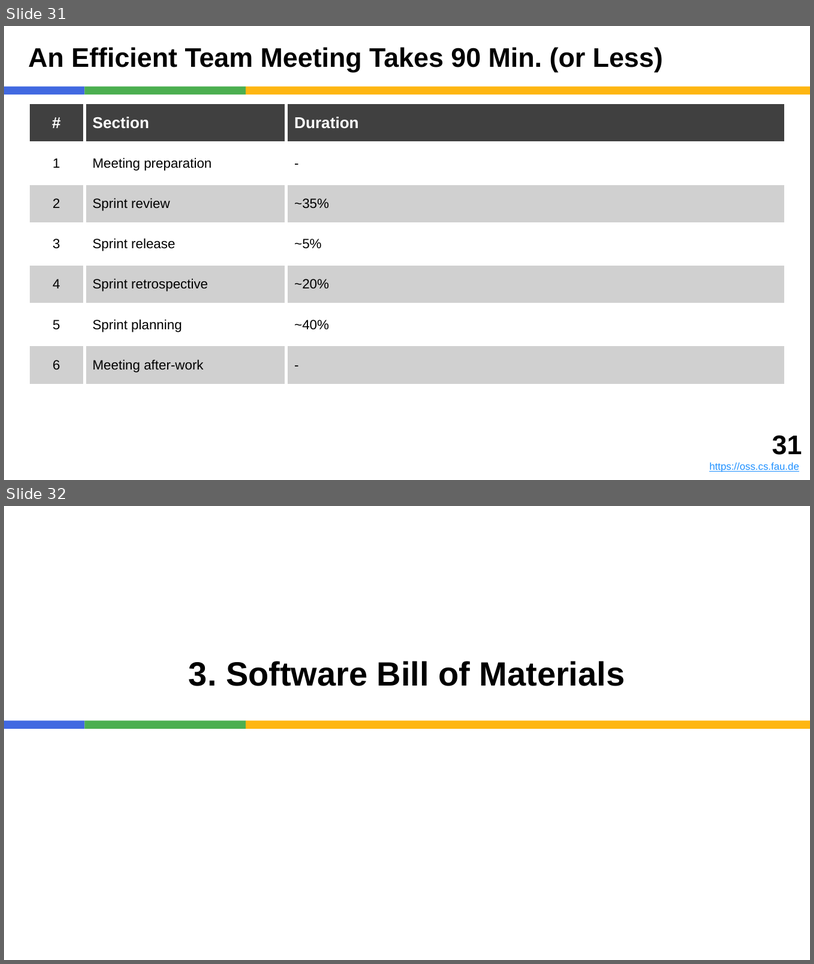
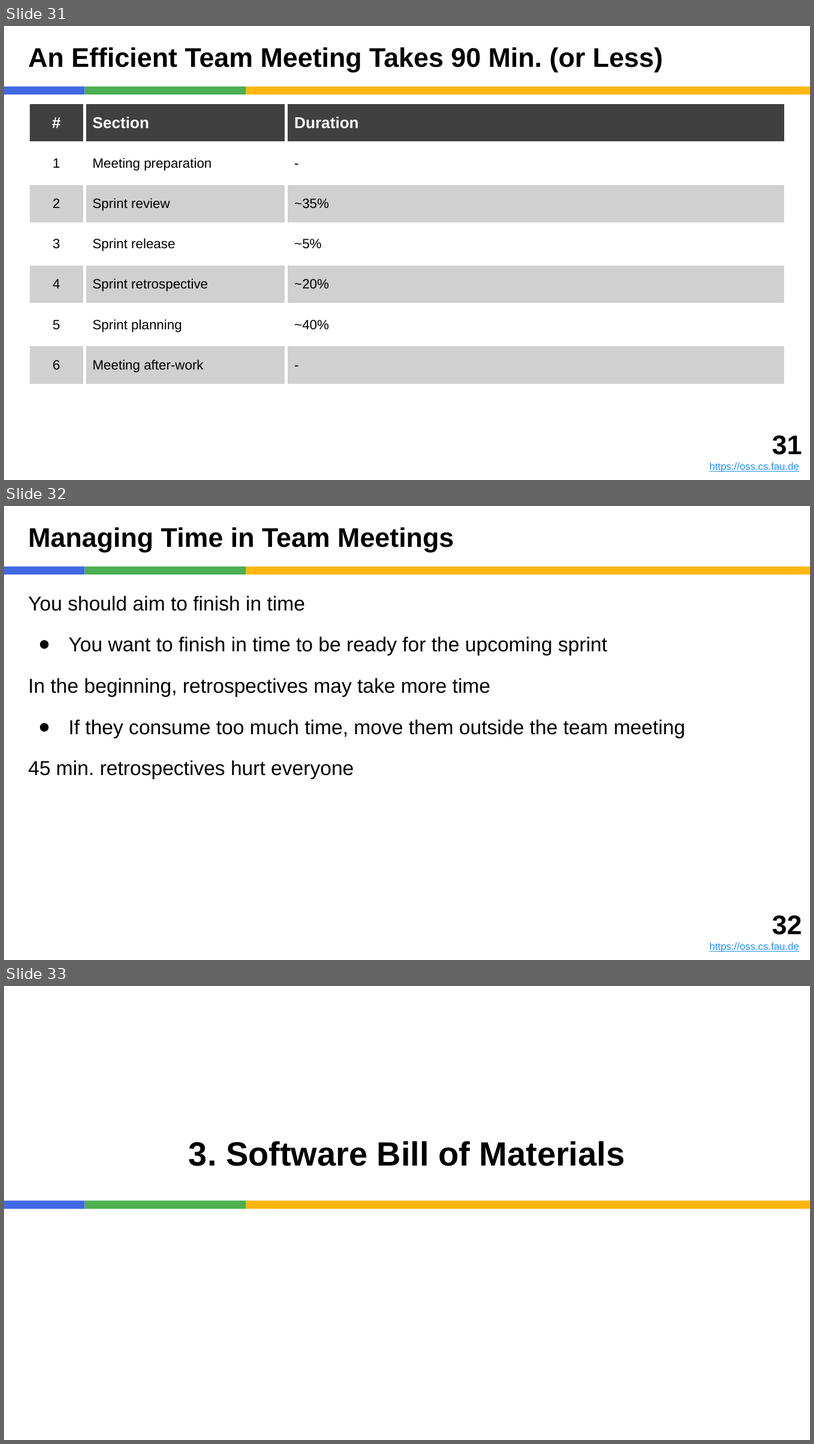
Before and after one commit to dirkriehle/amos-course, a slide deck: Lecture slides/AMOS B02 - Scrum and AMOS.pptx. Shown one above the other, each under a label of ours: slides 31 and 32 before the commit, slides 31, 32 and 33 after it. The pictures are 814x964 and 814x1444 pixels, drawn with LibreOffice and Linux fonts; fonts in the diff are those of the drawing. Boxes give left, top, right and bottom in pixels: in the first picture for what was removed or moved away, otherwise in the second. Text is boxed around its words. In the diff, an @@ line names an element or a change of style, - is before the commit and + after.

```diff
--- a/Lecture slides/AMOS B02 - Scrum and AMOS.pptx
+++ b/Lecture slides/AMOS B02 - Scrum and AMOS.pptx
@@ slide 32 added at <box>4,506,810,960</box>, background #FFFFFF; not listed: 3 template elements that a slide beside it also shows @@
@@ title added at <box>28,527,454,552</box>, 24 pt, text #000000, bold @@
+Managing Time in Team Meetings
@@ text added at <box>28,595,686,779</box>, 18 pt, text #000000 @@
+You should aim to finish in time
+● You want to finish in time to be ready for the upcoming sprint
+In the beginning, retrospectives may take more time
+● If they consume too much time, move them outside the team meeting
+45 min. retrospectives hurt everyone
@@ text added at <box>710,915,803,952</box>, 9 pt, text #1E90FF, underline @@
+32
+https://oss.cs.fau.de
@@ what was slide 32 is now slide 33 @@
```
Also in this commit, not shown: 12 other files.
